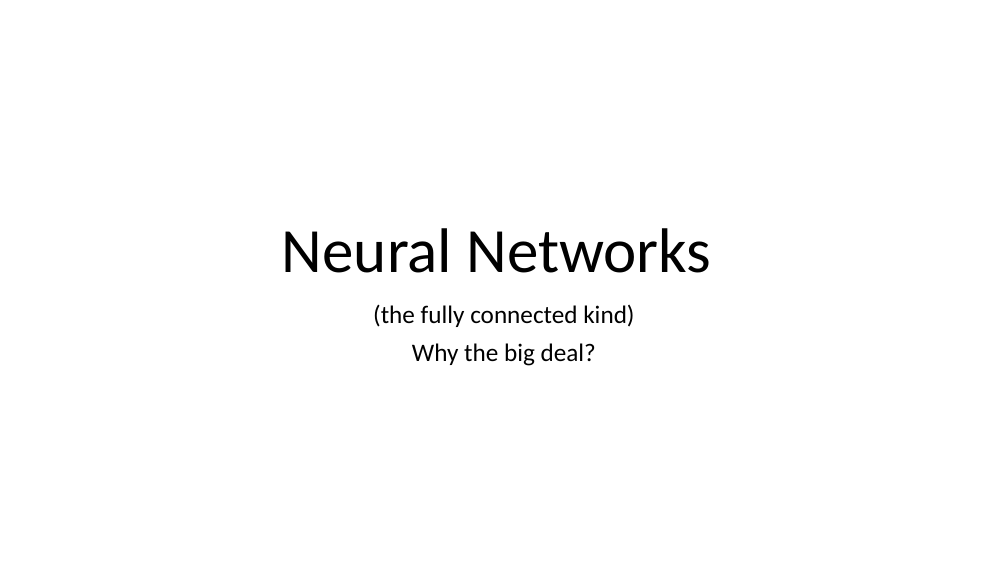
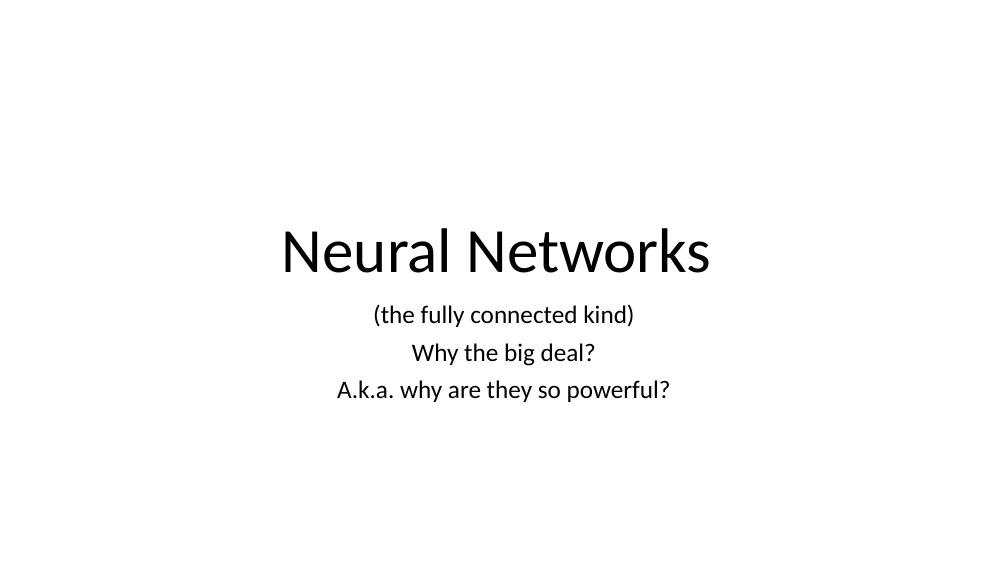
Before and after one commit to snyderjo/Neural-Network-Presentation, a slide deck: slide 1 of firstPart/Neural Networks - pt 1.pptx. Drawn at 1008x567 pixels with LibreOffice and Linux fonts; fonts in the diff are those of the drawing. Boxes give left, top, right and bottom in pixels: in the first picture for what was removed or moved away, otherwise in the second. Text is boxed around its words. In the diff, an @@ line names an element or a change of style, - is before the commit and + after.

```diff
--- a/firstPart/Neural Networks - pt 1.pptx
+++ b/firstPart/Neural Networks - pt 1.pptx
@@ subtitle at (x1=337, y1=380, x2=671, y2=402): paragraph added @@
+A.k.a. why are they so powerful?
```
Also in this commit, not shown: 3 other slides changed, 2 slides added.
